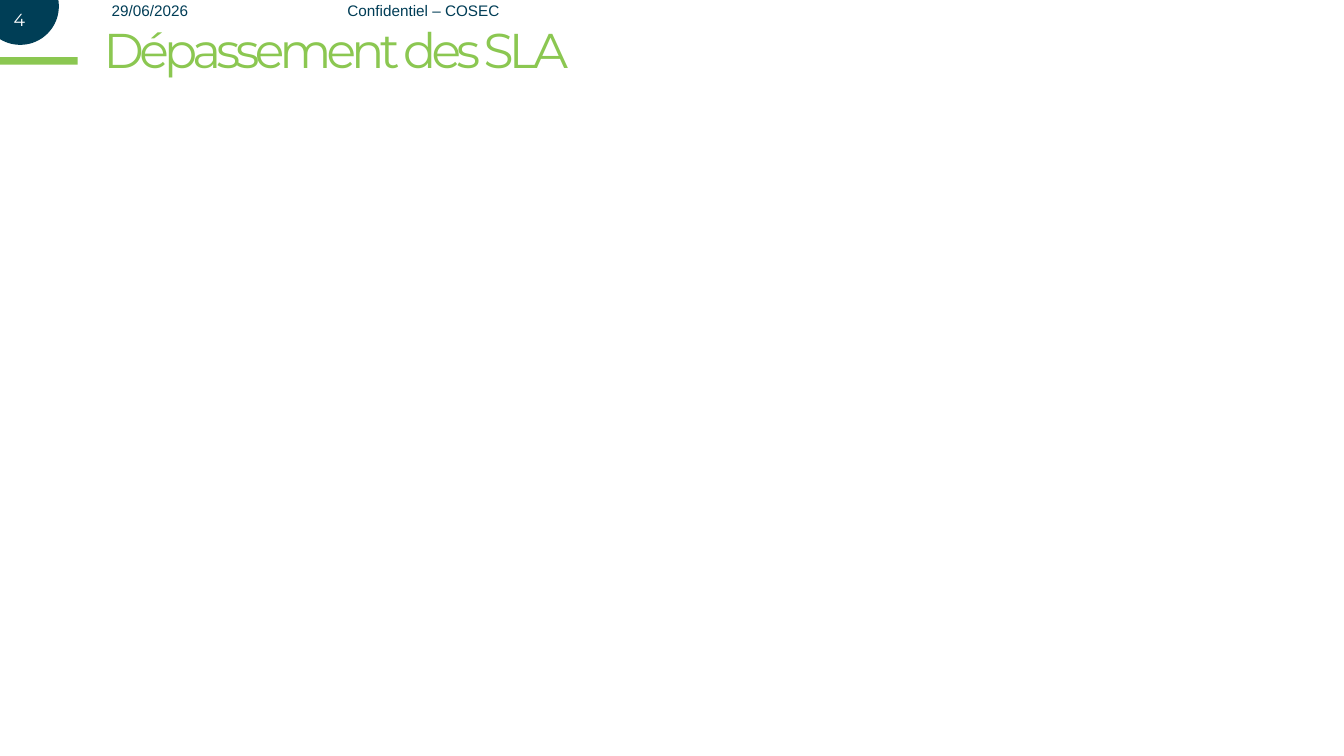
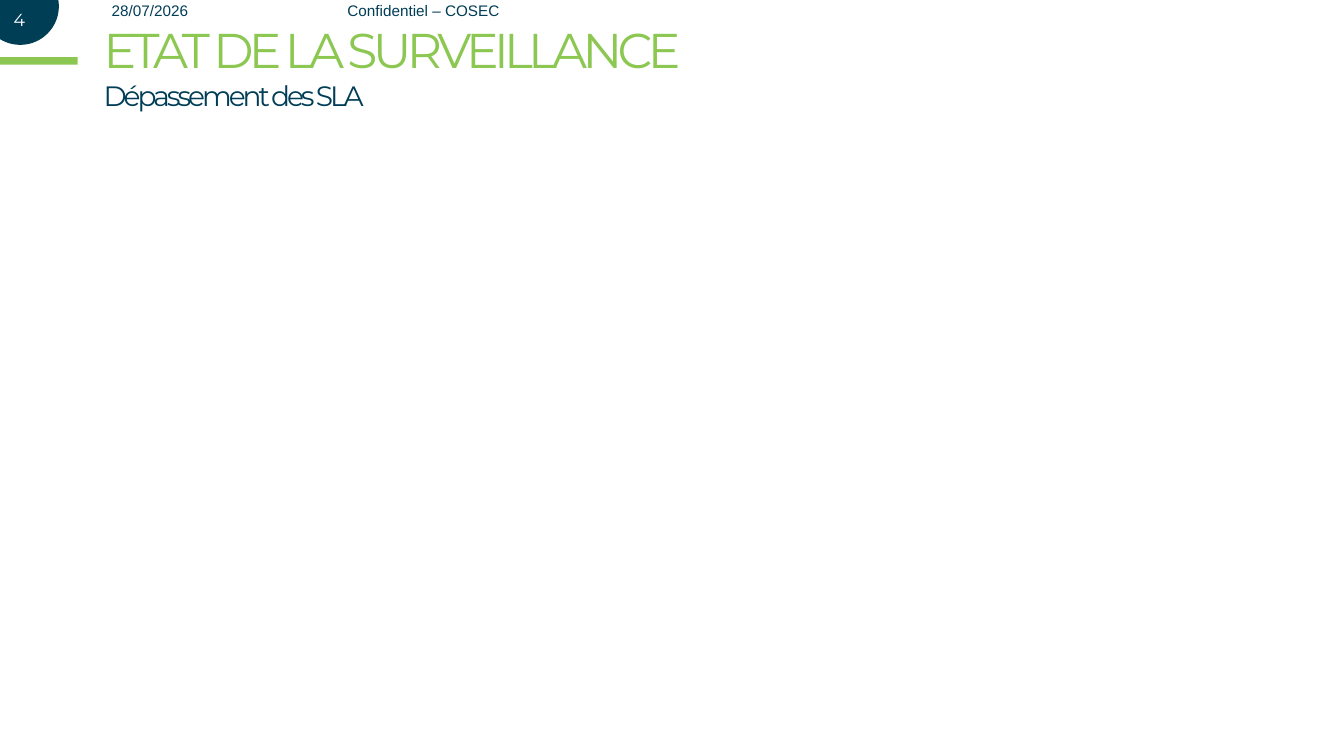
Before and after one commit to SAUKSIKMA/KOSEK, a slide deck: slide 4 of template_slide.pptx. Drawn at 1344x756 pixels with LibreOffice and Linux fonts; fonts in the diff are those of the drawing. Boxes give left, top, right and bottom in pixels: in the first picture for what was removed or moved away, otherwise in the second. Text is boxed around its words. In the diff, an @@ line names an element or a change of style, - is before the commit and + after.

```diff
--- a/template_slide.pptx
+++ b/template_slide.pptx
@@ text at bbox=[112, 5, 188, 16]: text changed @@
-29/06/2026
+28/07/2026
@@ text at bbox=[104, 33, 680, 69]: text changed @@
-Dépassement des SLA
+ETAT DE LA SURVEILLANCE
@@ text added at bbox=[104, 85, 364, 112], 33 pt, text #003D56 @@
+Dépassement des SLA
```
Also in this commit, not shown: 5 other slides changed, 7 other files.
